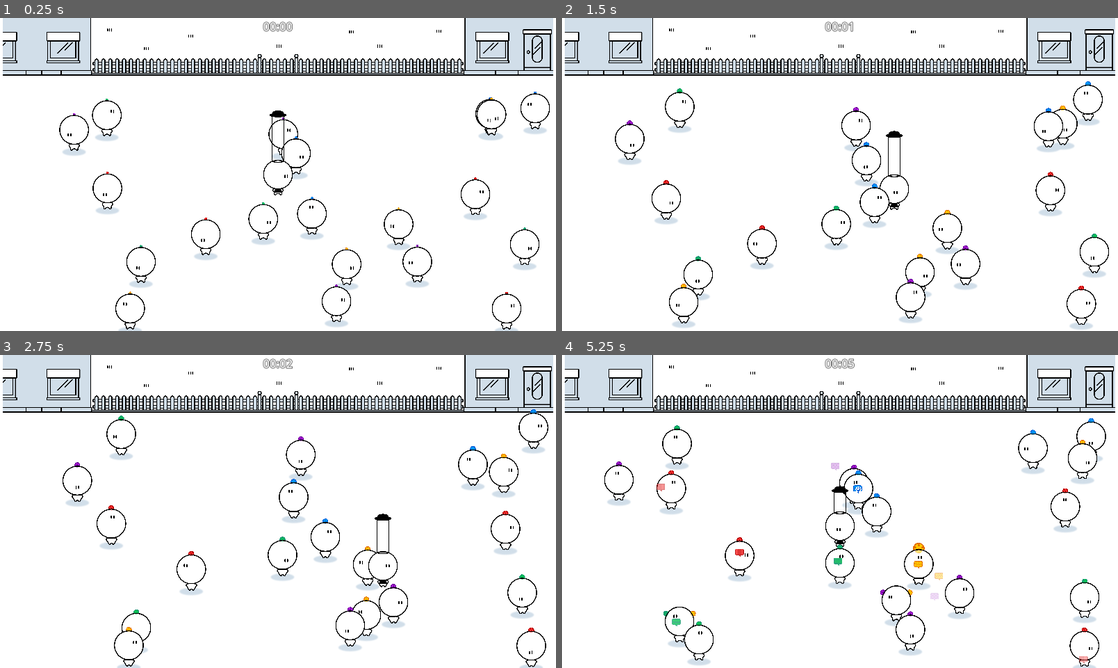
Above: before the commit, frames 1-4 (two rows, left to right).
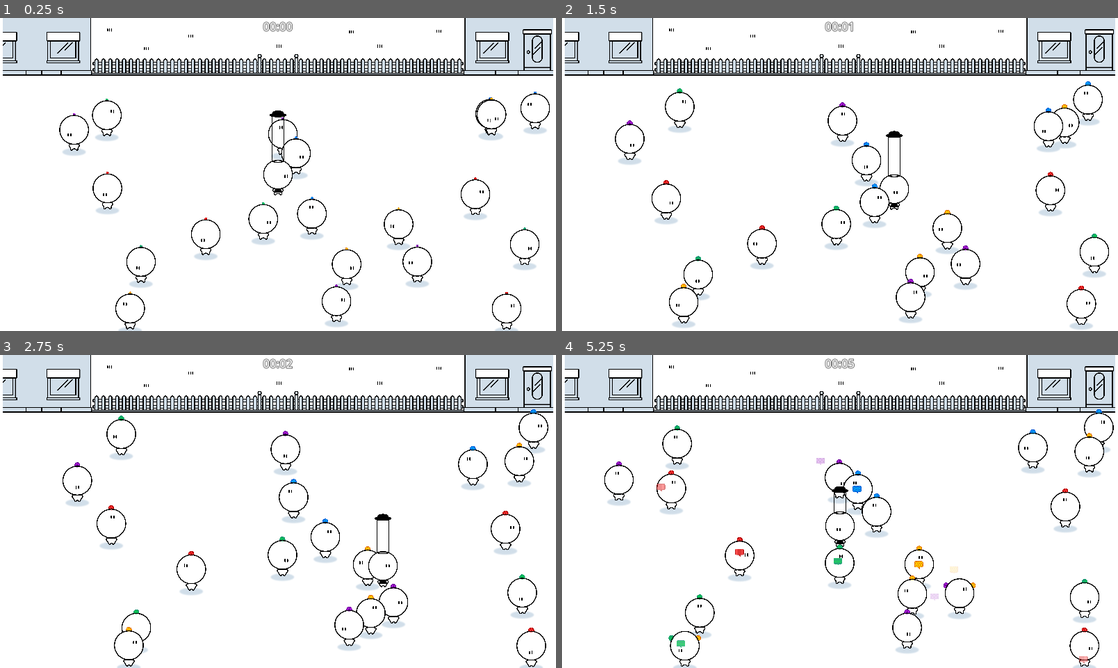
Above: after the commit, the same moments.

Repository: haihala/mankind-knew
Game: Godot game, scene res://world.tscn
Two runs of this game, one before a commit and one after it. Both use one fixed random seed, a clock stepped at 60 frames per second and the inputs below.
Inputs:
- Up to frame 1 (0.25 s): no input
- Up to frame 2 (1.5 s): hold D (move_right) 0.53-1.28 s; hold S (move_down) from 1.28 s (still down)
- Up to frame 3 (2.75 s): release S (move_down) at 2.03 s; hold D (move_right) from 2.03 s (still down)
- Up to frame 4 (5.25 s): release D (move_right) at 2.78 s; hold W (move_up) 2.78-3.53 s; hold A (move_left) 3.53-5.03 s; hold S (move_down) from 5.03 s (still down)

The runs differ from the first frame. In frame 1, less than 0.1% of the frame differs, in the area x 48-90%, y 31-44%; in frame 2, 0.4%; in frame 3, 1.0%; in frame 4, 2.2%, in the area x 17-100%, y 17-100%.

Commit message:
Add a force to coerce NPCs apart

Diff:
--- a/godot-project/npc.gd
+++ b/godot-project/npc.gd
@@ -11,6 +11,8 @@
 
 @export_category("Behavior weights")
 @export var npc_influence_distance_falloff: Curve
+@export var nearby_npc_push = 5
+@export var nearby_npc_distance = 50
 @export var fellow_npc_pull = 0.1
 @export var similarity_multiplier = 1
 @export var repulsion_multiplier = 1
@@ -51,11 +53,15 @@
 
 		var diff = npc.position - position
 		var direction = diff.normalized()
-		var distance_multiplier = npc_influence_distance_falloff.sample(diff.length() / 1000)
+		var distance = diff.length()
+		var distance_multiplier = npc_influence_distance_falloff.sample(distance / 1000)
+		var nearby_push = 0
+		if distance < nearby_npc_distance:
+			nearby_push = nearby_npc_push
 
 		var similarity = calculate_similarity(npc)
 		var repulsion = calculate_polarization_repulsion(npc)
-		var pull = fellow_npc_pull + similarity - repulsion
+		var pull = fellow_npc_pull + similarity - repulsion - nearby_push
 		npc_influence += distance_multiplier * direction * pull
 	next_direction = (random_direction + middle_pull + npc_influence).normalized()
 
